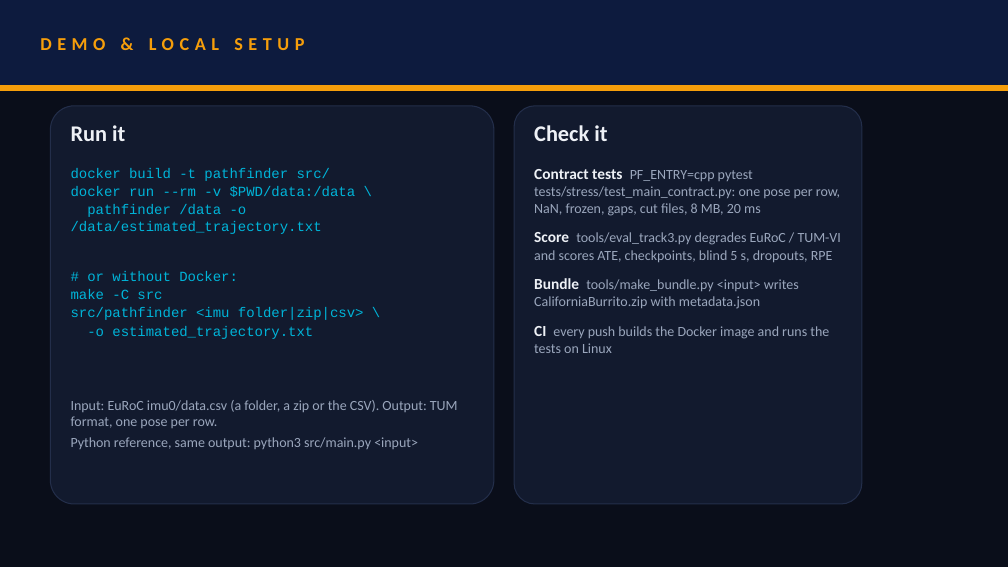
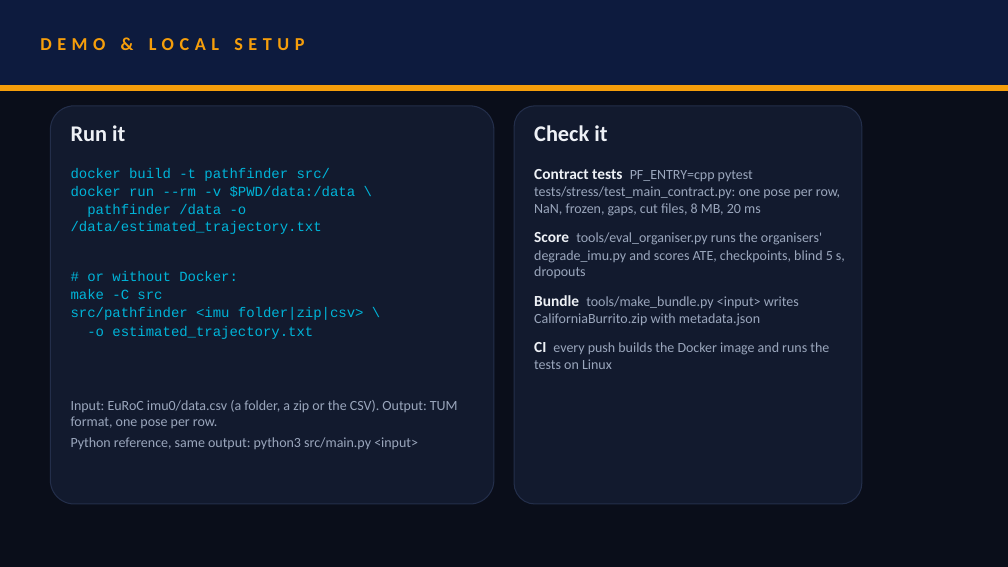
Before and after one commit to rehaanajani/pathfinder-xr, a slide deck: slide 7 of deck/SRMIST_CaliforniaBurrito.pptx. Drawn at 1008x567 pixels with LibreOffice and Linux fonts; fonts in the diff are those of the drawing. Boxes give left, top, right and bottom in pixels: in the first picture for what was removed or moved away, otherwise in the second. Text is boxed around its words. In the diff, an @@ line names an element or a change of style, - is before the commit and + after.

Commit message:
Updated the deck to the final numbers on the organisers' script and fixed the wording reviewers flagged

```diff
--- a/deck/SRMIST_CaliforniaBurrito.pptx
+++ b/deck/SRMIST_CaliforniaBurrito.pptx
@@ text at [534, 232, 845, 278]: text changed @@
-Score tools/eval_track3.py degrades EuRoC / TUM-VI and scores ATE, checkpoints, blind 5 s, dropouts, RPE
+Score tools/eval_organiser.py runs the organisers' degrade_imu.py and scores ATE, checkpoints, blind 5 s, dropouts
```
Also in this commit, not shown: 6 other slides changed, 2 other files.
